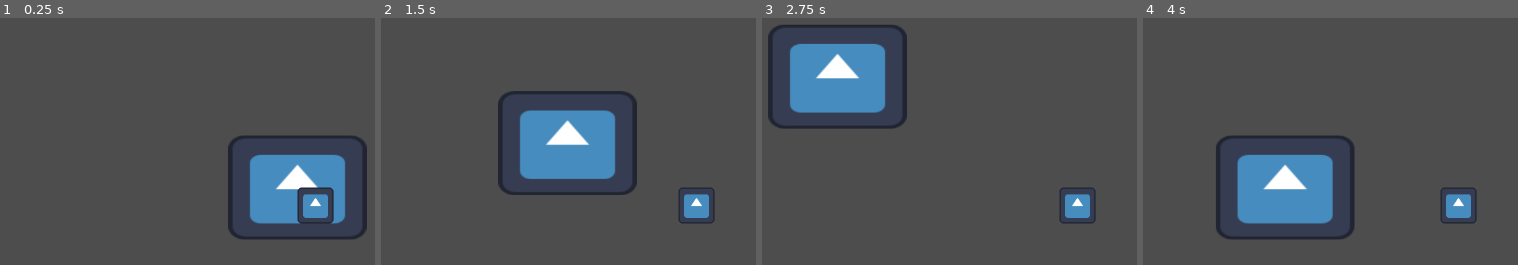
Above: before the commit, frames 1-4 (left to right).
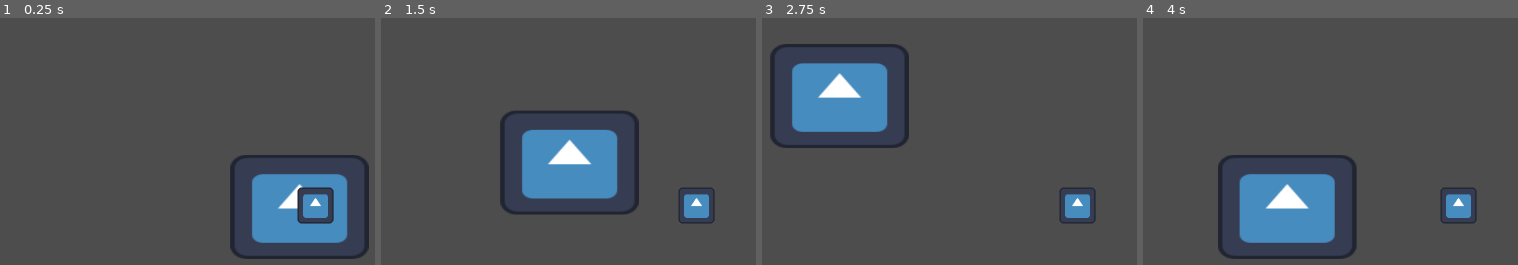
Above: after the commit, the same moments.

Repository: PabloMakesStuff/Projekat_skola
Game: Godot game, scene res://main.tscn
Same seed, same stepped clock (60 frames per second), same inputs: the game is played once before the commit and once after it. The engine's default icon, where the game draws it, is replaced by a stand-in: a white triangle on a blue panel in a dark square.
Inputs:
- Up to frame 1 (0.25 s): no input
- Up to frame 2 (1.5 s): tap Enter at 0.5 s; hold Right (ui_right) 0.53-1.28 s; hold Down (ui_down) from 1.28 s (still down)
- Up to frame 3 (2.75 s): release Down (ui_down) at 2.03 s; hold Right (ui_right) from 2.03 s (still down)
- Up to frame 4 (4 s): release Right (ui_right) at 2.78 s; hold Up (ui_up) 2.78-3.53 s; hold Left (ui_left) from 3.53 s (still down)

The runs differ from the first frame. In frame 1, 7.1% of the frame differs, in the area x 60-99%, y 47-98%; in frame 2, 7.6%; in frame 3, 7.6%; in frame 4, 7.7%, in the area x 19-58%, y 47-98%.

Commit message:
test pomerena pozadina

Diff:
--- a/main.tscn
+++ b/main.tscn
@@ -17,6 +17,7 @@
 format = 2
 
 [node name="Sprite2D" type="Sprite2D" parent="TileMap"]
+position = Vector2(2.26328, 25.5612)
 scale = Vector2(1.17579, 1.07529)
 texture = ExtResource("2_h2yge")
 
